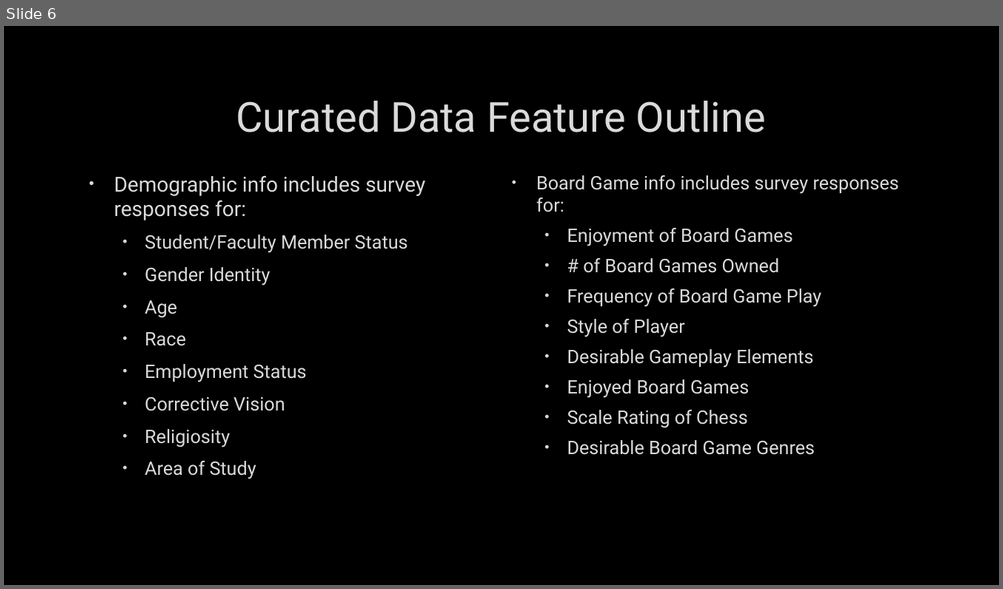
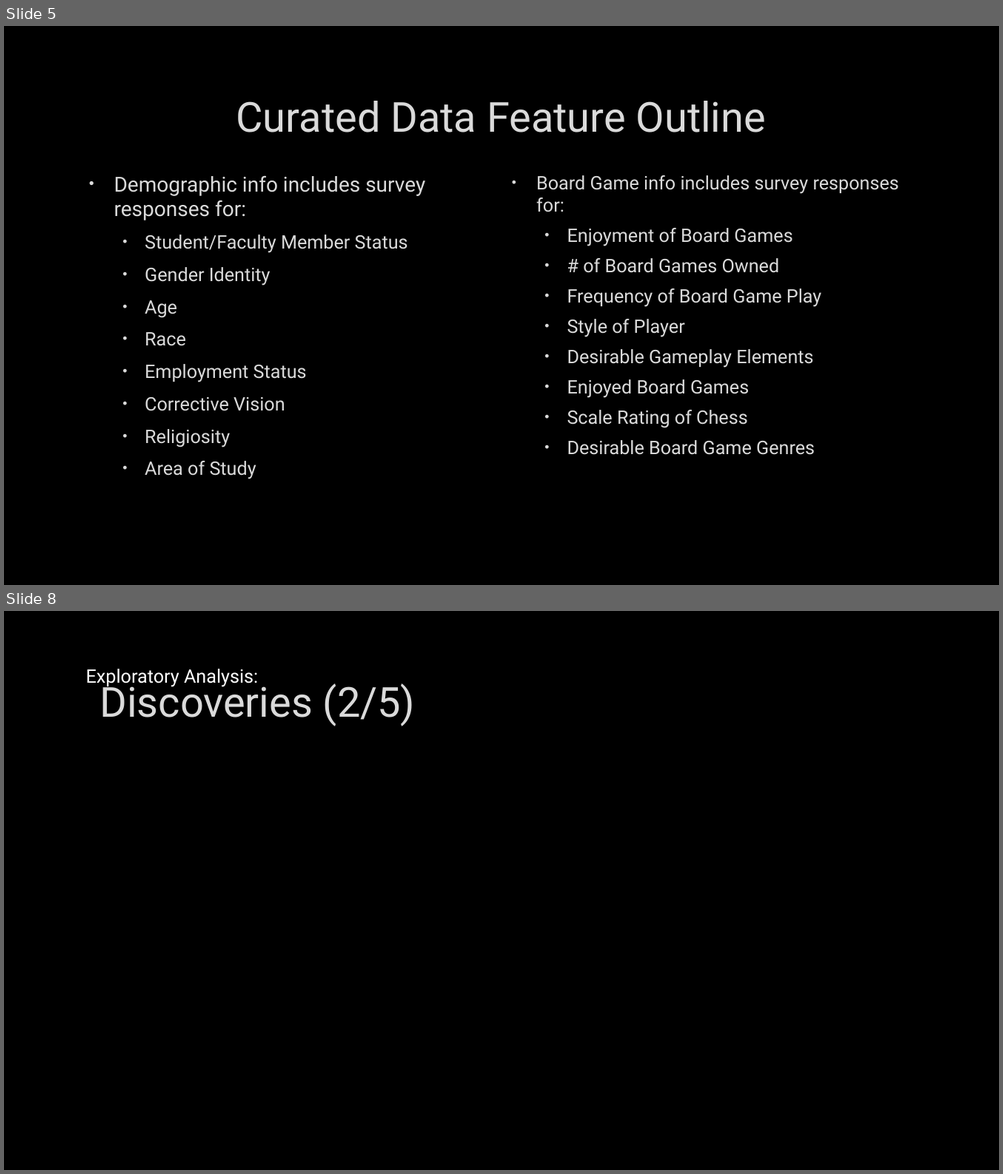
Before and after one commit to sevenwwu/sevenwwu.github.io, a slide deck: write-ups/presentation.pptx. Shown one above the other, each under a label of ours: slide 6 before the commit, slides 5 and 8 after it; the slides between them are not shown. The pictures are 1003x589 and 1003x1174 pixels, drawn with LibreOffice and Linux fonts; fonts in the diff are those of the drawing; background and template pictures are left out. Boxes give left, top, right and bottom in pixels: in the first picture for what was removed or moved away, otherwise in the second. Text is boxed around its words. In the diff, an @@ line names an element or a change of style, - is before the commit and + after.

```diff
--- a/write-ups/presentation.pptx
+++ b/write-ups/presentation.pptx
@@ slide 8 added at bbox=[4, 611, 999, 1170], background picture (left out) @@
@@ text added at bbox=[86, 669, 258, 687], 18 pt, text #FFFFFF @@
+Exploratory Analysis:
@@ title added at bbox=[100, 678, 415, 726], 40 pt, text #DADADA @@
+Discoveries (2/5)
@@ what was slide 6 is now slide 5 @@
```
Also in this commit, not shown: 7 slides changed, 5 other slides added, 2 slides removed.
